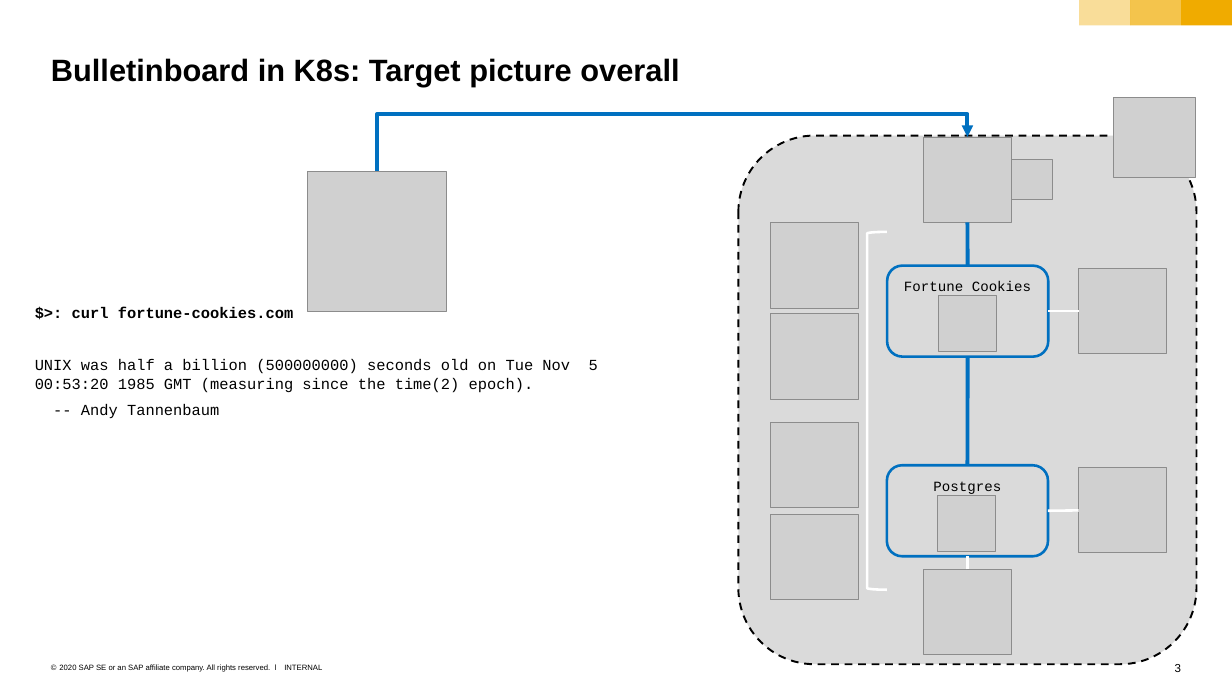
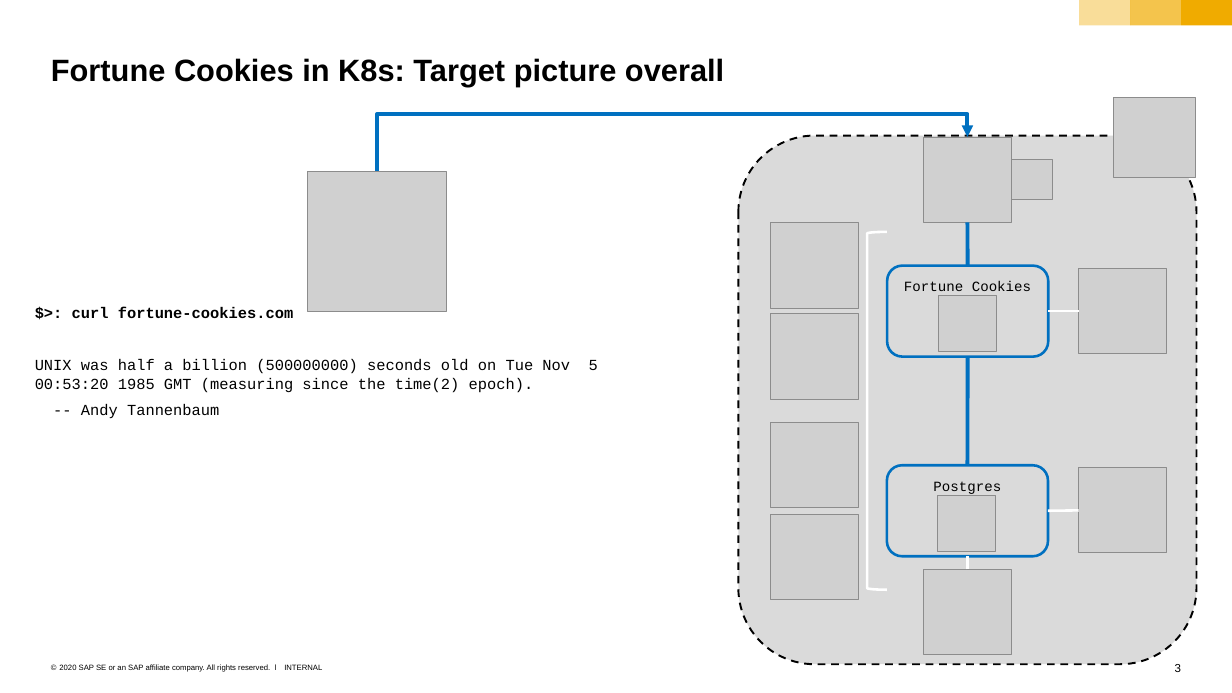
Before and after one commit to sriramrokkam/k8s-training, a slide deck: slide 3 of sample-app/fortune-cookies.pptx. Drawn at 1232x693 pixels with LibreOffice and Linux fonts; fonts in the diff are those of the drawing; grey boxes stand for pictures. Boxes give left, top, right and bottom in pixels: in the first picture for what was removed or moved away, otherwise in the second. Text is boxed around its words. In the diff, an @@ line names an element or a change of style, - is before the commit and + after.

Commit message:
add buildx to exercise and fix ppt errors

```diff
--- a/sample-app/fortune-cookies.pptx
+++ b/sample-app/fortune-cookies.pptx
@@ title at (x1=51, y1=58, x2=724, y2=87): text changed @@
-Bulletinboard in K8s: Target picture overall
+Fortune Cookies in K8s: Target picture overall
```
Also in this commit, not shown: 1 other file.
